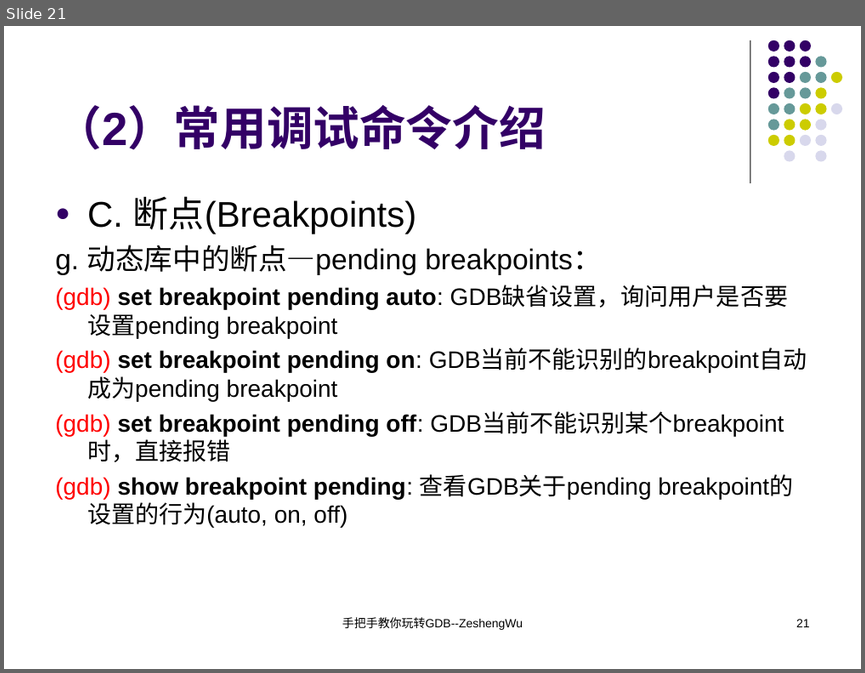
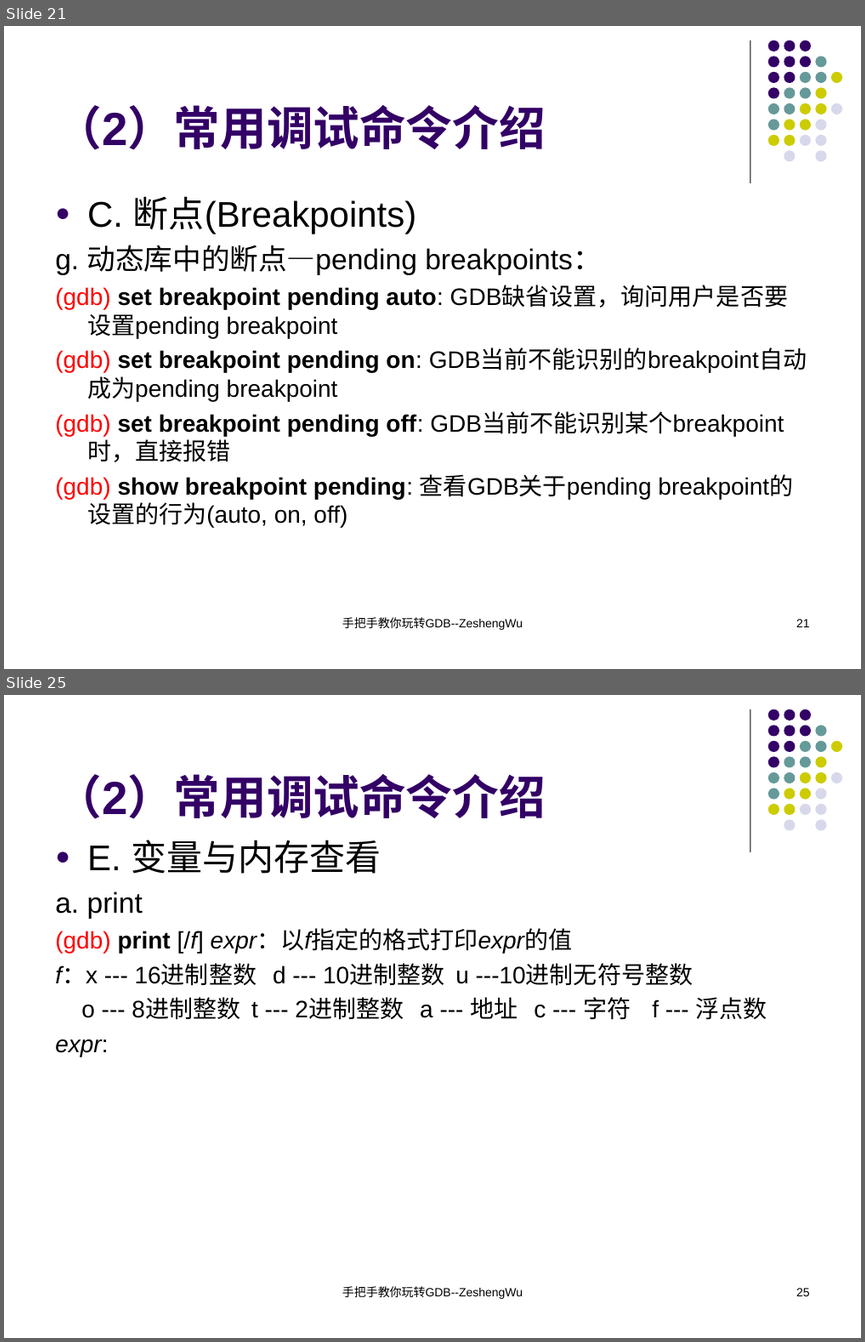
Before and after one commit to KublaikhanGeek/reactor, a slide deck: docs/手把手教你玩转GDB/手把手教你玩转GDB.ppt. Shown one above the other, each under a label of ours: slide 21 before the commit, slides 21 and 25 after it; the slides between them are not shown. The pictures are 865x673 and 865x1342 pixels, drawn with LibreOffice and Linux fonts; fonts in the diff are those of the drawing. Boxes give left, top, right and bottom in pixels: in the first picture for what was removed or moved away, otherwise in the second. Text is boxed around its words. In the diff, an @@ line names an element or a change of style, - is before the commit and + after.

```diff
--- a/docs/手把手教你玩转GDB/手把手教你玩转GDB.ppt
+++ b/docs/手把手教你玩转GDB/手把手教你玩转GDB.ppt
@@ slide 25 added at [4, 695, 861, 1338], background #FFFFFF; not listed: 32 template elements that a slide beside it also shows @@
@@ title added at [55, 774, 545, 819], 39 pt, text #330066, bold @@
+（2）常用调试命令介绍
@@ text added at [55, 839, 767, 1056], 20 pt, text #000000 @@
+● E. 变量与内存查看
+a. print
+(gdb) print [/f] expr：以f指定的格式打印expr的值
+f：x --- 16进制整数 d --- 10进制整数 u ---10进制无符号整数
+o --- 8进制整数 t --- 2进制整数 a --- 地址 c --- 字符 f --- 浮点数
+expr:
@@ text added at [342, 1286, 522, 1299], 10 pt, text #000000 @@
+手把手教你玩转GDB--ZeshengWu
@@ page number added at [796, 1287, 810, 1296], 10 pt, text #000000 @@
+25
```
Also in this commit, not shown: 3 other slides added, 1 other file.
